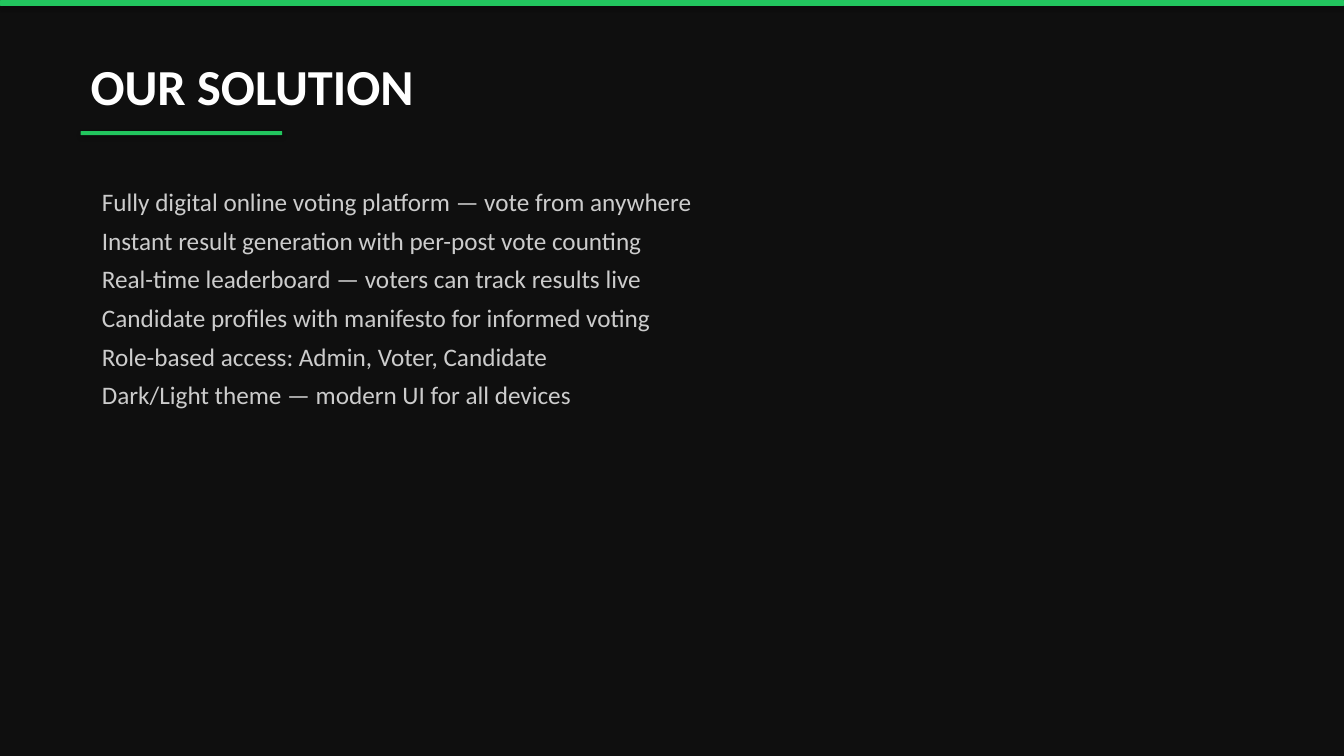
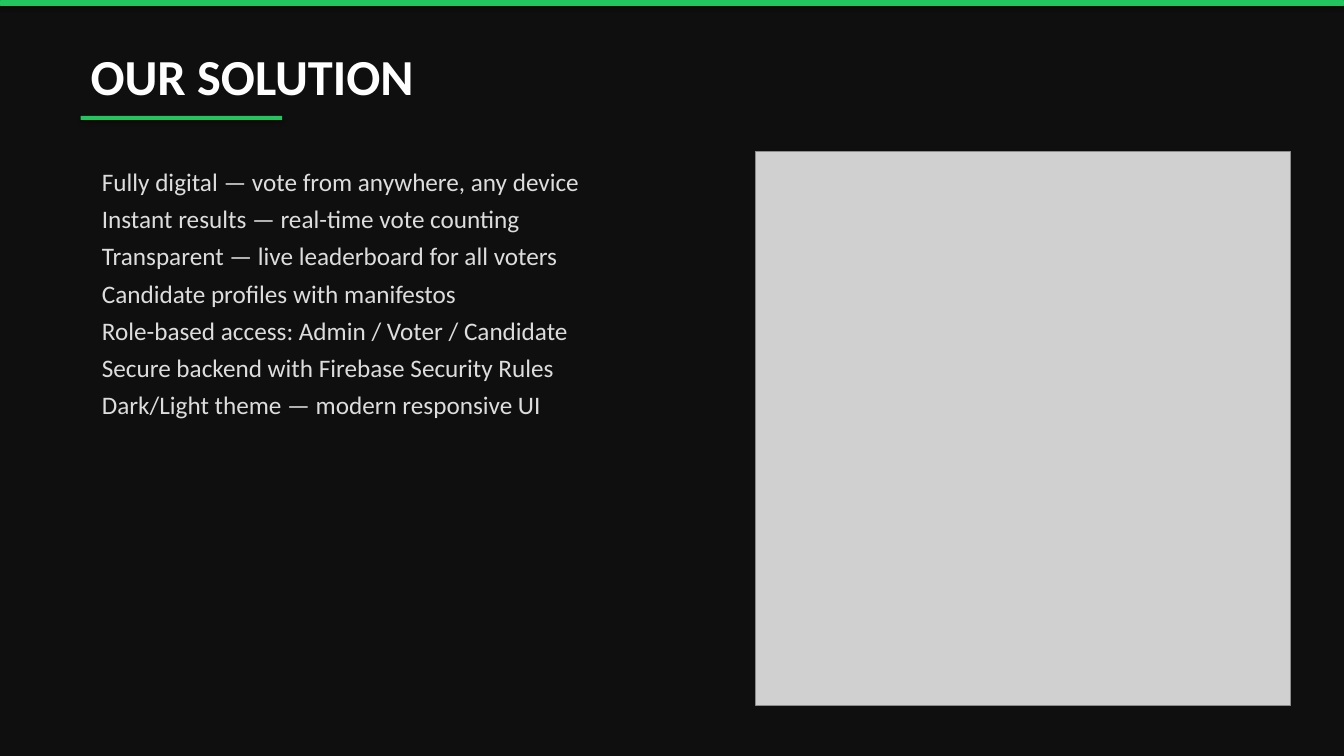
Before and after one commit to nayeemuddin0351/University-Digital-Election-Hub, a slide deck: slide 3 of RMSTU_Election_Presentation.pptx. Drawn at 1344x756 pixels with LibreOffice and Linux fonts; fonts in the diff are those of the drawing; grey boxes stand for pictures. Boxes give left, top, right and bottom in pixels: in the first picture for what was removed or moved away, otherwise in the second. Text is boxed around its words. In the diff, an @@ line names an element or a change of style, - is before the commit and + after.

Commit message:
Update presentation: 14 slides with screenshots, Java code, OOP examples

```diff
--- a/RMSTU_Election_Presentation.pptx
+++ b/RMSTU_Election_Presentation.pptx
@@ text "OUR SOLUTION": place and size @@
-text "OUR SOLUTION" at [91,72,413,106]
+text "OUR SOLUTION" at [91,62,413,96]
@@ rounded rectangle: place and size @@
-rounded rectangle at [81,131,282,135]
+rounded rectangle at [81,116,282,120]
@@ text at [102,173,579,419]: text changed; text colour #CCCCCC to #DDDDDD @@
-Fully digital online voting platform — vote from anywhere
-Instant result generation with per-post vote counting
-Real-time leaderboard — voters can track results live
-Candidate profiles with manifesto for informed voting
-Role-based access: Admin, Voter, Candidate
-Dark/Light theme — modern UI for all devices
+Fully digital — vote from anywhere, any device
+Instant results — real-time vote counting
+Transparent — live leaderboard for all voters
+Candidate profiles with manifestos
+Role-based access: Admin / Voter / Candidate
+Secure backend with Firebase Security Rules
+Dark/Light theme — modern responsive UI
@@ picture added at [756,151,1291,706] @@
```
Also in this commit, not shown: 8 other slides changed, 5 slides added, 3 slides removed.
